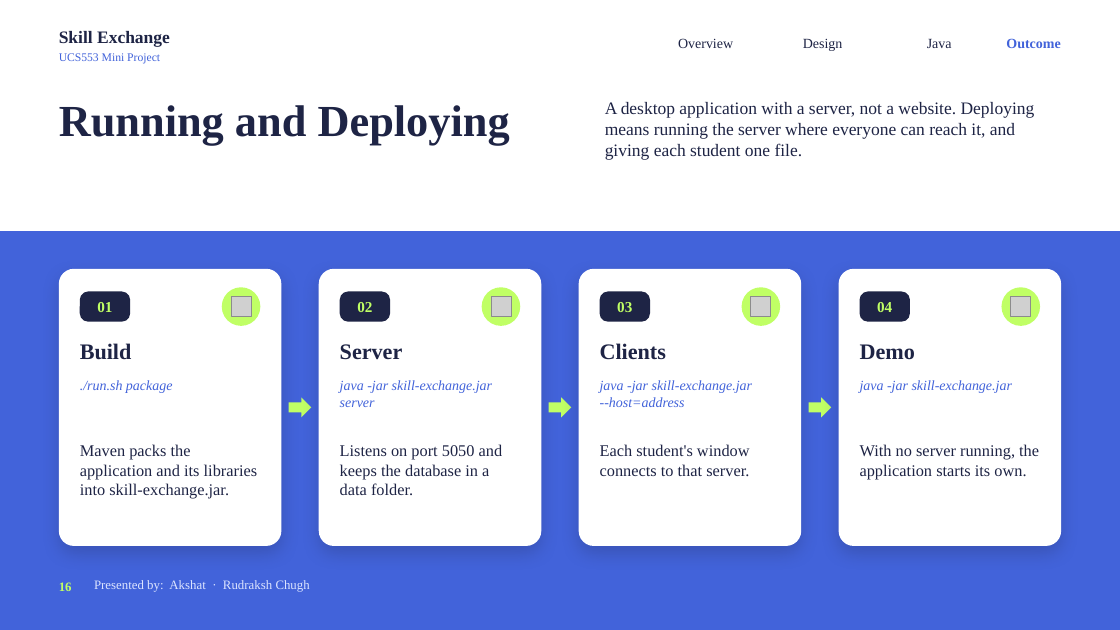
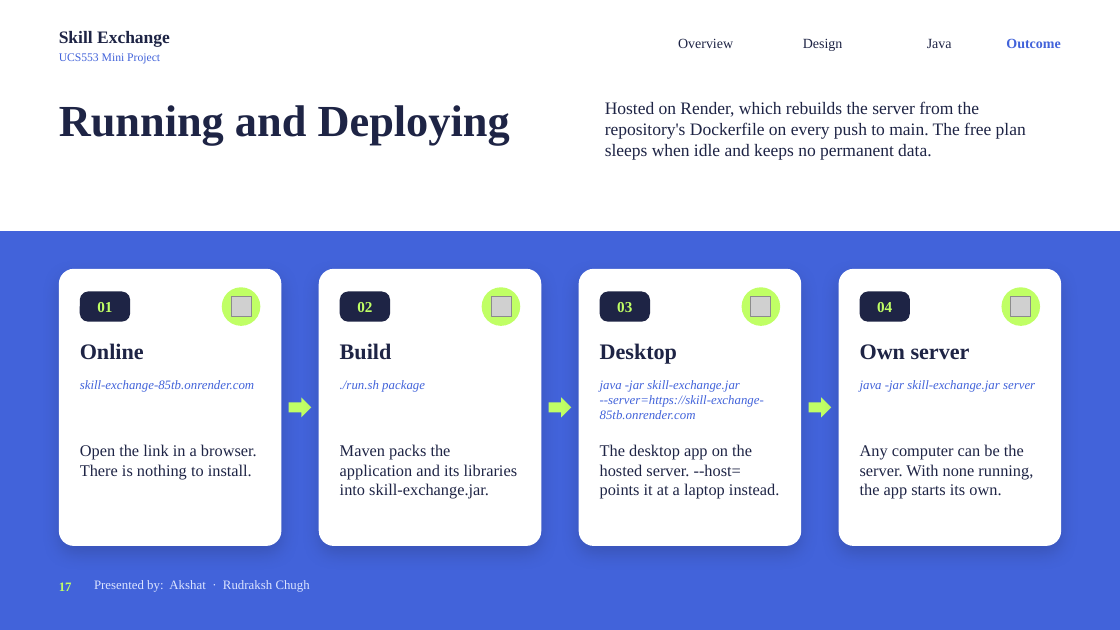
Before and after one commit to RudrakshChugh/JavaProject, a slide deck: slide 17 of Project Presentation.pptx (slide 16 before the commit). Drawn at 1120x630 pixels with LibreOffice and Linux fonts; fonts in the diff are those of the drawing; grey boxes stand for pictures. Boxes give left, top, right and bottom in pixels: in the first picture for what was removed or moved away, otherwise in the second. Text is boxed around its words. In the diff, an @@ line names an element or a change of style, - is before the commit and + after.

Commit message:
Update the presentation: web site, hosting, two front ends over one server

```diff
--- a/Project Presentation.pptx
+++ b/Project Presentation.pptx
@@ text at [605, 101, 1026, 159]: text changed @@
-A desktop application with a server, not a website. Deploying means running the server where everyone can reach it, and giving each student one file.
+Hosted on Render, which rebuilds the server from the repository's Dockerfile on every push to main. The free plan sleeps when idle and keeps no permanent data.
@@ text at [80, 343, 144, 360]: text changed @@
-Build
+Online
@@ text at [340, 343, 392, 360]: text changed @@
-Server
+Build
@@ text at [600, 343, 677, 364]: text changed @@
-Clients
+Desktop
@@ text at [860, 344, 970, 360]: text changed @@
-Demo
+Own server
@@ text at [80, 380, 254, 392]: text changed; size 12 to 11 pt @@
-./run.sh package
+skill-exchange-85tb.onrender.com
@@ text at [340, 380, 425, 392]: text changed; size 12 to 11 pt @@
-java -jar skill-exchange.jar server
+./run.sh package
@@ text at [600, 380, 764, 419]: text changed; size 12 to 11 pt @@
-java -jar skill-exchange.jar
---host=address
+java -jar skill-exchange.jar
+--server=https://skill-exchange-
+85tb.onrender.com
@@ text at [860, 380, 1035, 392]: text changed; size 12 to 11 pt @@
-java -jar skill-exchange.jar
+java -jar skill-exchange.jar server
@@ text at [80, 444, 257, 480]: text changed @@
-Maven packs the application and its libraries into skill-exchange.jar.
+Open the link in a browser. There is nothing to install.
@@ text at [340, 444, 518, 499]: text changed @@
-Listens on port 5050 and keeps the database in a data folder.
+Maven packs the application and its libraries into skill-exchange.jar.
@@ text at [600, 444, 779, 499]: text changed @@
-Each student's window connects to that server.
+The desktop app on the hosted server. --host= points it at a laptop instead.
@@ text at [860, 444, 1033, 499]: text changed @@
-With no server running, the application starts its own.
+Any computer can be the server. With none running, the app starts its own.
@@ page number at [59, 582, 72, 591]: text changed @@
-16
+17
```
Also in this commit, not shown: 13 other slides changed, 1 slide added.
